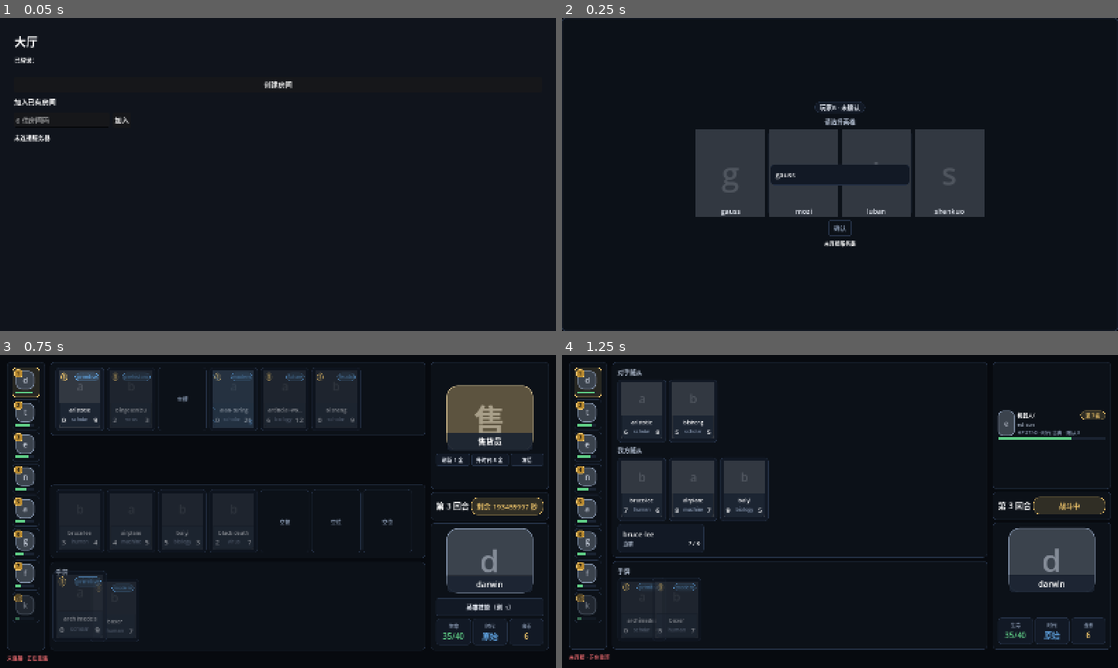
Above: before the commit, frames 1-4 (two rows, left to right).
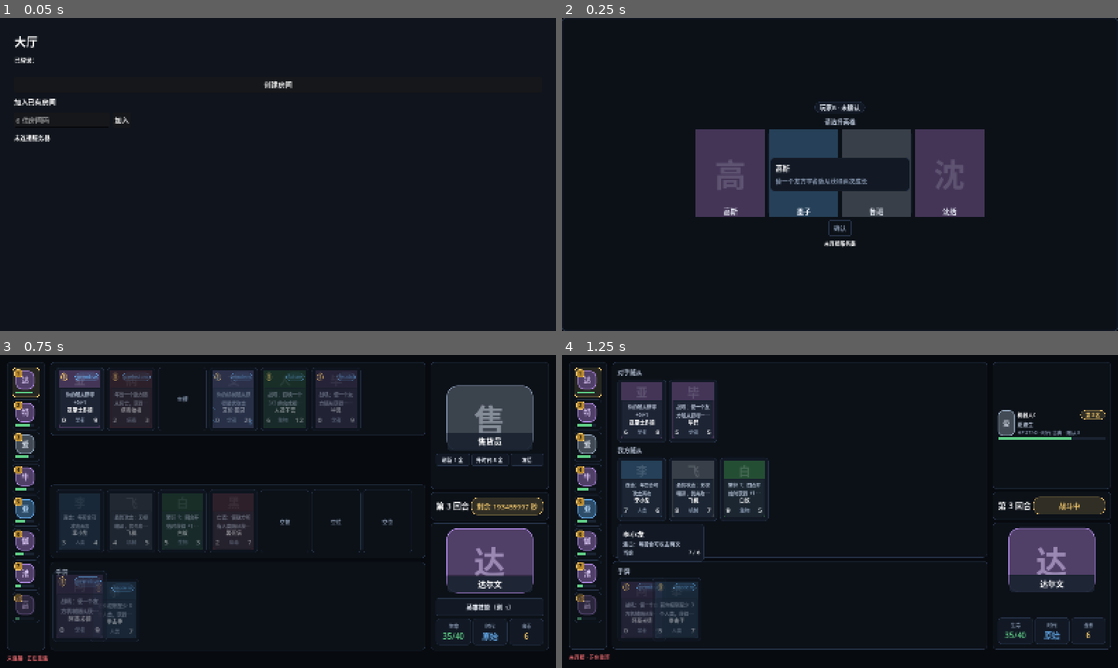
Above: after the commit, the same moments.

Repository: gaoddy/civilization
Game: Godot game, scene res://tests/ui_smoke.tscn
Same seed, same stepped clock (60 frames per second), same inputs: the game is played once before the commit and once after it. This scene is started directly instead of the project's main scene.
Inputs:
- Up to frame 1 (0.05 s): no input
- Up to frame 2 (0.25 s): no input
- Up to frame 3 (0.75 s): click "刷新 1 金" at 0.5 s
- Up to frame 4 (1.25 s): no input

Frame 1 is identical in both runs. In frame 2, 2.3% of the frame differs, in the area x 27-73%, y 44-64%; in frame 3, 8.1%, in the area x 2-96%, y 4-90%; in frame 4, 5.8%.

Commit message:
feat(i18n): 客户端按 id 取文本与枚举展示
Co-Authored-By: Claude Code <noreply@anthropic.com>

Diff:
--- a/client/autoload/card_db.gd
+++ b/client/autoload/card_db.gd
@@ -5,15 +5,15 @@
 var skills: Dictionary = {}
 var tokens: Dictionary = {}
 
-## 时代序号到展示名，与服务端 `Era` 枚举一致（1–7）。
-const ERA_NAMES := {
-    1: "史前",
-    2: "原始",
-    3: "古典",
-    4: "封建",
-    5: "工业",
-    6: "现代",
-    7: "未来",
+## 时代序号到文本 id，与服务端 `Era` 枚举一致（1–7）。
+const ERA_IDS := {
+    1: "prehistoric",
+    2: "primitive",
+    3: "classical",
+    4: "feudal",
+    5: "industrial",
+    6: "modern",
+    7: "future",
 }
 
 
@@ -43,18 +43,22 @@
     return cards.get(id, {})
 
 
+## 展示名：Token 取 `token.<id>.name`，其余取 `card.<id>.name`；缺键回退为实体 id。
 func display_name(id: String) -> String:
-    return str(card(id).get("name", id))
+    var key := ("token.%s.name" if tokens.has(id) else "card.%s.name") % id
+    var text := tr(key)
+    return id if text == key else text
 
 
+## 技能文本按技能顺序拼接；缺键的技能跳过。
 func display_text(id: String) -> String:
-    var entry := card(id)
     var lines: Array = []
-    for skill_id in entry.get("skills", []):
-        var skill: Dictionary = skills.get(str(skill_id), {})
-        var line := str(skill.get("text", ""))
-        if line != "":
-            lines.append(line)
+    for skill_id in card(id).get("skills", []):
+        var key := "skill.%s.text" % str(skill_id)
+        var line := tr(key)
+        if line == key:
+            continue
+        lines.append(line)
     return "\n".join(lines)
 
 
@@ -62,9 +66,14 @@
     return int(card(id).get("display_cost", 0))
 
 
-## 时代展示名；未知序号回退为数字文本。
+## 时代展示名；未知序号回退为数字文本，缺键回退为文本 id。
 func era_name(era: int) -> String:
-    return str(ERA_NAMES.get(era, str(era)))
+    var id: String = ERA_IDS.get(era, "")
+    if id == "":
+        return str(era)
+    var key := "enum.era.%s" % id
+    var text := tr(key)
+    return id if text == key else text
 
 
 func heroes() -> Array:
--- a/client/scenes/game_card_face.gd
+++ b/client/scenes/game_card_face.gd
@@ -267,7 +267,10 @@
 ## 卡面类型行：卡面宽度有限，只放部落；完整类型放在详情面板。
 static func tribe_text(entry: Dictionary) -> String:
     var tribe := str(entry.get("tribe", ""))
-    return tribe if tribe != "" else str(entry.get("card_type", "—"))
+    if tribe != "":
+        return UI.enum_text("tribe", tribe)
+    var card_type := str(entry.get("card_type", ""))
+    return UI.enum_text("card_type", card_type) if card_type != "" else "—"
 
 
 ## 详情类型行：卡牌类别与部落。
@@ -275,10 +278,10 @@
     var card_type := str(entry.get("card_type", ""))
     var tribe := str(entry.get("tribe", ""))
     if card_type == "":
-        return tribe if tribe != "" else "—"
+        return UI.enum_text("tribe", tribe) if tribe != "" else "—"
     if tribe == "" or tribe == card_type:
-        return card_type
-    return "%s·%s" % [card_type, tribe]
+        return UI.enum_text("card_type", card_type)
+    return "%s·%s" % [UI.enum_text("card_type", card_type), UI.enum_text("tribe", tribe)]
 
 
 ## 卡面数值：服务端或卡表缺失时用破折号占位。
@@ -309,7 +312,7 @@
 
 ## 统一时代文案：顶栏、积分榜、属性行与战斗条都显示具体时代名。
 static func era_text(era: int) -> String:
-    return "时代 %s" % CardDB.era_name(era)
+    return TranslationServer.translate("ui.game.era_format") % CardDB.era_name(era)
 
 
 ## 可空字段转文本：缺失统一为空串。
--- /dev/null
+++ b/client/tests/ui_smoke_text.gd
@@ -0,0 +1,21 @@
+extends Node
+
+
+func _ready() -> void:
+    _check(CardDB.display_name("adam-smith") == "亚当·斯密", "卡名")
+    _check(CardDB.display_name("seedling") == "幼苗", "Token 名")
+    _check(CardDB.display_text("adam-smith").contains("成长"), "技能文本")
+    _check(CardDB.era_name(5) == "工业", "时代名")
+    _check(UI.enum_text("tribe", "human") == "人类", "部落名")
+    _check(UI.enum_text("evolve", "divine_shield") == "护盾", "进化选项")
+    _check(UI.error_text("ROOM_NOT_FOUND") == "房间不存在", "错误码文案")
+    _check(UI.error_text_by_id("error.AUTH_FAILED.invalid_code") == "短信验证码错误", "错误详情")
+    _check(UI.error_text_by_id("error.DOES_NOT_EXIST") == "", "缺键回退为空串")
+    print("UI_SMOKE_OK")
+    get_tree().quit(0)
+
+
+func _check(ok: bool, label: String) -> void:
+    if not ok:
+        push_error("TEXT_SMOKE_FAIL: " + label)
+        get_tree().quit(1)
--- /dev/null
+++ b/client/tests/ui_smoke_text.tscn
@@ -0,0 +1,6 @@
+[gd_scene load_steps=2 format=3]
+
+[ext_resource type="Script" path="res://tests/ui_smoke_text.gd" id="1"]
+
+[node name="UiSmokeText" type="Node"]
+script = ExtResource("1")
--- a/client/text/zh_CN.csv
+++ b/client/text/zh_CN.csv
@@ -630,3 +630,5 @@
 token.hela-cell-token.name,海拉细胞（复制体）
 token.seedling.name,幼苗
 token.synthetic-cell-token.name,合成细胞（幼体）
+ui.common.no_hero,未选英雄
+ui.game.era_format,时代 %s
--- a/client/ui/theme.gd
+++ b/client/ui/theme.gd
@@ -135,13 +135,13 @@
 }
 
 const TRIBE_COLOR := {
-	"人类": "blue-400",
-	"学者": "purple-400",
-	"机械": "slate-400",
-	"生物": "green-400",
-	"病毒": "rose-400",
-	"植物": "lime-400",
-	"通用": "sand-400",
+	"human": "blue-400",
+	"scholar": "purple-400",
+	"machine": "slate-400",
+	"biology": "green-400",
+	"virus": "rose-400",
+	"plant": "lime-400",
+	"general": "sand-400",
 }
 
 # ── 取值入口 ──────────────────────────────────────────────────────────────
--- a/client/ui/ui.gd
+++ b/client/ui/ui.gd
@@ -199,7 +199,7 @@
     row.add_child(lines)
 
     var name_label := label(
-        CardDB.display_name(hero_id) if hero_id != "" else "未选英雄",
+        CardDB.display_name(hero_id) if hero_id != "" else TranslationServer.translate("ui.common.no_hero"),
         UITheme.font_size("font-title"),
         false,
     )
@@ -211,9 +211,9 @@
     var tribe := str(entry.get("tribe", ""))
     var era := str(entry.get("era", ""))
     if tribe != "":
-        meta_parts.append(tribe)
+        meta_parts.append(enum_text("tribe", tribe))
     if era != "":
-        meta_parts.append(era)
+        meta_parts.append(enum_text("era", era))
     var meta := label(" · ".join(meta_parts) if not meta_parts.is_empty() else "—", UITheme.font_size("font-caption"), false)
     meta.name = "Meta"
     meta.add_theme_color_override("font_color", UITheme.color("color-text-muted"))
@@ -261,38 +261,30 @@
     return node
 
 
-const ERROR_TEXT := {
-    "ALREADY_MAX_ERA": "时代已满",
-    "AUTH_FAILED": "登录失败",
-    "AUTH_RATE_LIMITED": "登录过于频繁，请稍后再试",
-    "BAD_PAYLOAD": "请求格式不正确",
-    "CARD_NOT_IN_HAND": "手牌中没有这张牌",
-    "HERO_NOT_SELECTED": "还没有选择英雄",
-    "HERO_POWER_LIMIT": "英雄技能次数已用完",
-    "INTERNAL_ERROR": "服务端内部错误",
-    "INVALID_CHOICE": "选择无效",
-    "INVALID_STAGE": "当前阶段不能执行该操作",
-    "NOT_ENOUGH_GOLD": "金币不足",
-    "NOT_HOST": "只有房主可以操作",
-    "NOT_IN_ROOM": "已不在房间中",
-    "NO_SPACE": "棋盘或手牌已满",
-    "NO_SUCH_MINION": "随从不存在",
-    "NO_VALID_TARGET": "需要选择目标",
-    "RATE_LIMITED": "操作过于频繁，请稍后再试",
-    "ROOM_FULL": "房间已满",
-    "ROOM_NOT_FOUND": "房间不存在",
-    "ROOM_NOT_READY": "房间尚未满足开局条件",
-    "SEQUENCE_STALE": "消息序号过期",
-    "SESSION_REPLACED": "账号已在其他位置登录",
-    "SHOP_SLOT_EMPTY": "商店槽位为空",
-    "TARGET_NOT_ALLOWED": "该操作不能指定目标",
-    "TOKEN_EXPIRED": "登录已过期，请重新登录",
-    "UNKNOWN_TYPE": "未知消息类型",
-}
-
-
+## 按枚举组与英文 id 取展示文案；缺键回退为 id。
+static func enum_text(group: String, id: String) -> String:
+    var key := "enum.%s.%s" % [group, id]
+    var text := TranslationServer.translate(key)
+    return id if text == key else text
+
+
+## 错误码对应的展示文案；缺键回退为错误码。
 static func error_text(code: String) -> String:
-    return ERROR_TEXT.get(code, code)
+    var key := "error.%s" % code
+    var text := TranslationServer.translate(key)
+    return code if text == key else text
+
+
+## 按完整文本 id 取错误详情；空 id 或缺键返回空串，params 非空时按 % 格式化。
+static func error_text_by_id(id: String, params: Array = []) -> String:
+    if id == "":
+        return ""
+    var text := TranslationServer.translate(id)
+    if text == id:
+        return ""
+    if not params.is_empty():
+        text = text % params
+    return text
 
 
 ## 错误码对应的页面去向：login、lobby 或空串（留在当前页面）。
